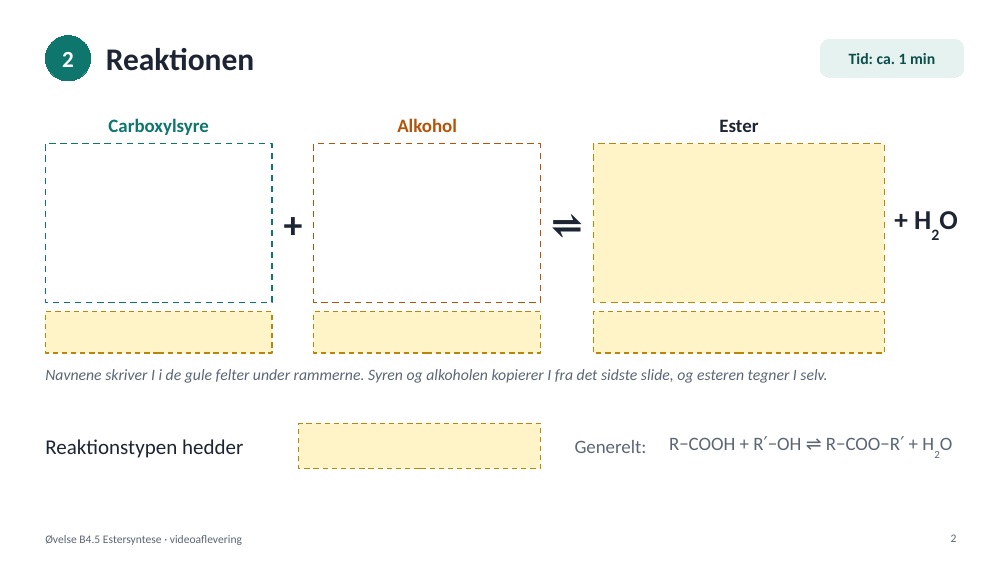
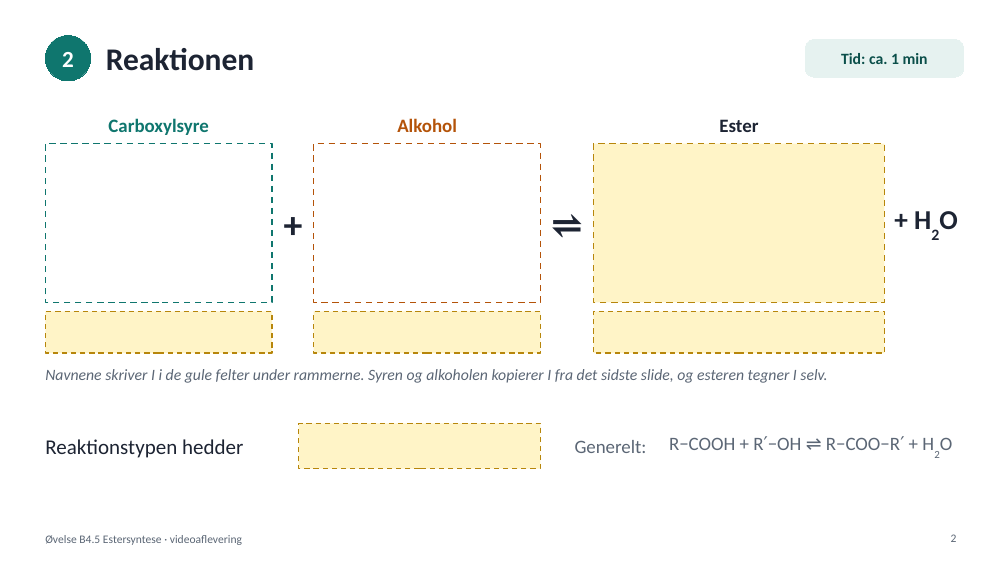
Before and after one commit to Napoleon53/NK_Kemibogen, a slide deck: slide 2 of b/oevelser/filer/b4-5-estersyntese-video.pptx. Drawn at 1008x567 pixels with LibreOffice and Linux fonts; fonts in the diff are those of the drawing. Boxes give left, top, right and bottom in pixels: in the first picture for what was removed or moved away, otherwise in the second. Text is boxed around its words. In the diff, an @@ line names an element or a change of style, - is before the commit and + after.

```diff
--- a/b/oevelser/filer/b4-5-estersyntese-video.pptx
+++ b/b/oevelser/filer/b4-5-estersyntese-video.pptx
@@ rounded rectangle "Tid: ca. 1 min": place and size @@
-rounded rectangle "Tid: ca. 1 min" at <box>820,39,964,77</box>
+rounded rectangle "Tid: ca. 1 min" at <box>805,39,964,77</box>
```
Also in this commit, not shown: 8 other slides changed, 5 other files.
